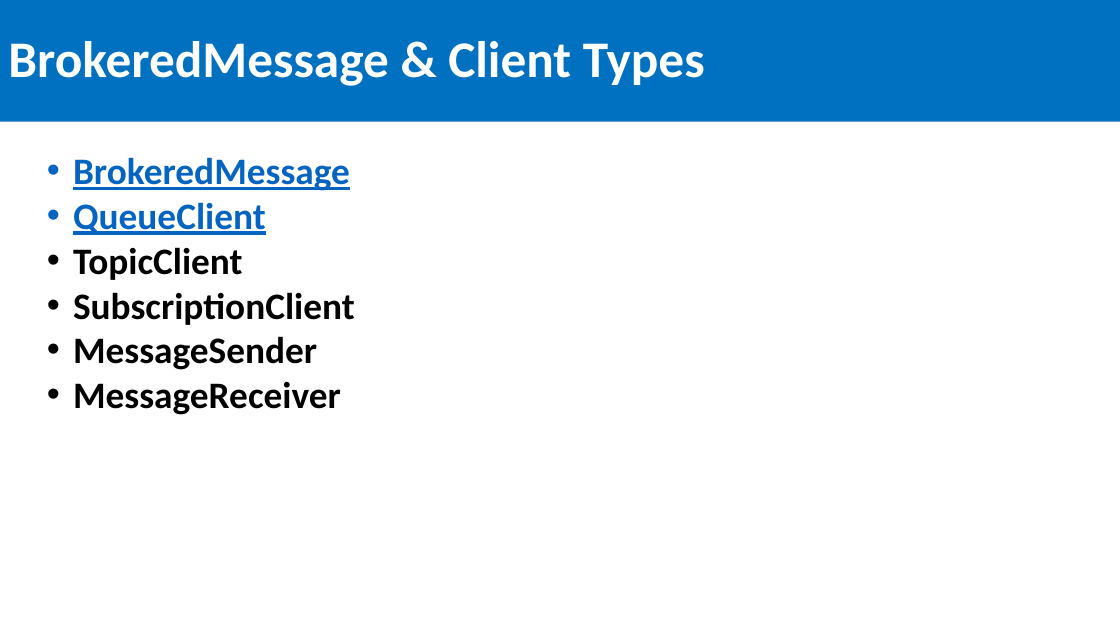
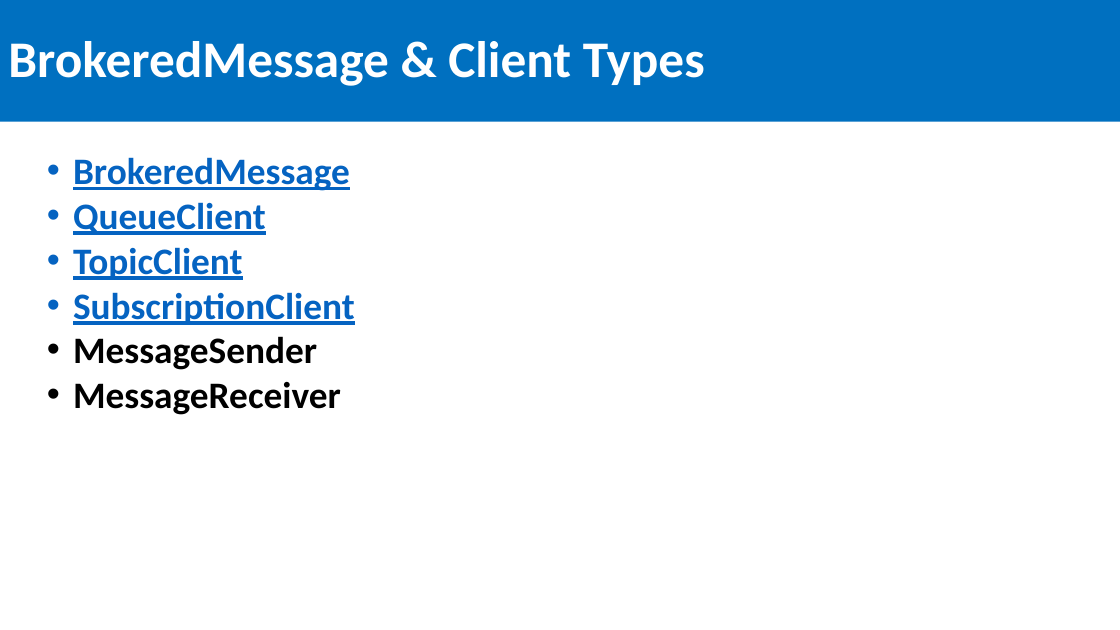
Before and after one commit to SeanFeldman/ASB-DotNet-YYC, a slide deck: slide 17 of Azure Service Bus Calgary .NET usergroup 2016-03-24.pptx. Drawn at 1120x630 pixels with LibreOffice and Linux fonts; fonts in the diff are those of the drawing. Boxes give left, top, right and bottom in pixels: in the first picture for what was removed or moved away, otherwise in the second. Text is boxed around its words. In the diff, an @@ line names an element or a change of style, - is before the commit and + after.

```diff
--- a/Azure Service Bus Calgary .NET usergroup 2016-03-24.pptx
+++ b/Azure Service Bus Calgary .NET usergroup 2016-03-24.pptx
@@ text at (73, 247, 355, 325): text colour #000000 to #0563C1, underline on in "TopicClient", "SubscriptionClient" @@
```
Also in this commit, not shown: 1 slide removed, 2 other files.
